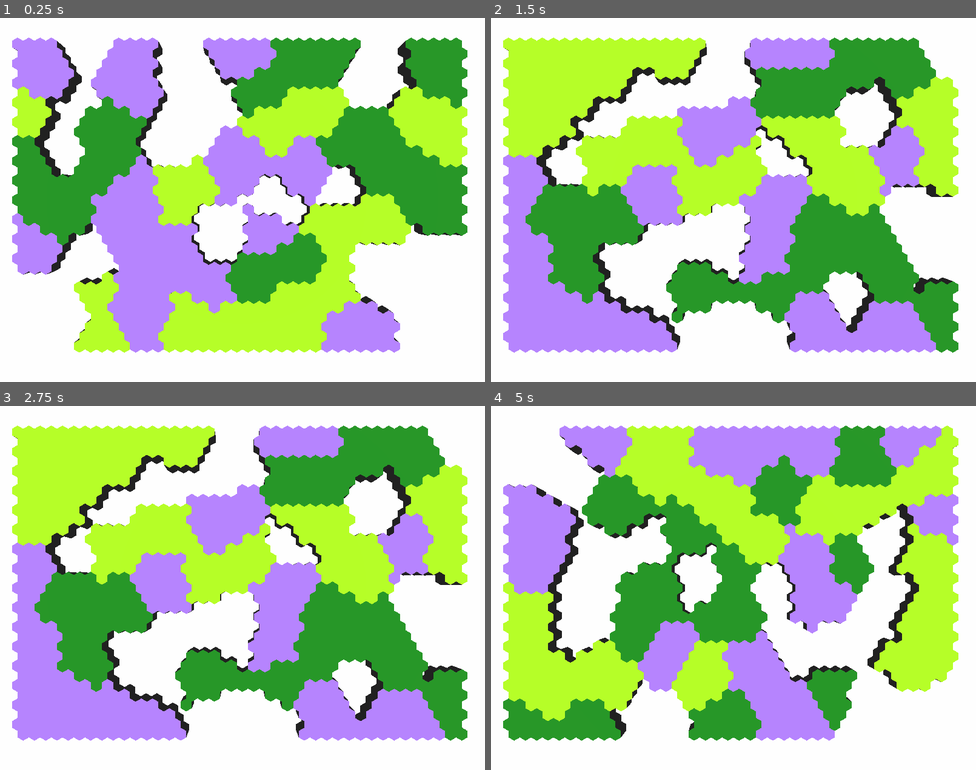
Above: before the commit, frames 1-4 (two rows, left to right).
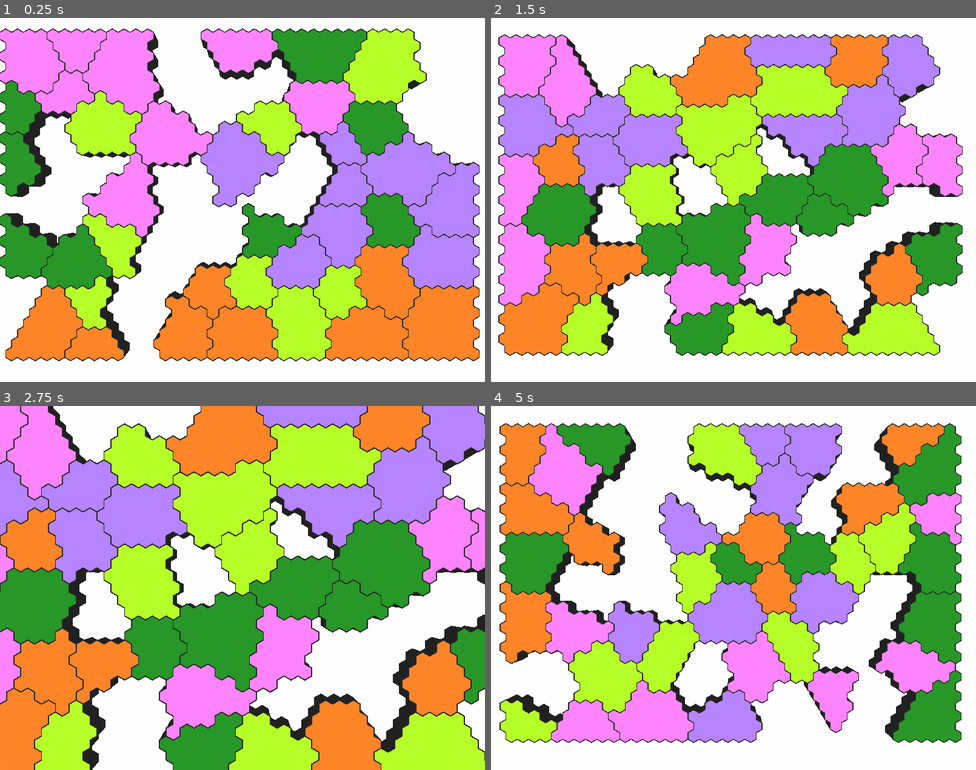
Above: after the commit, the same moments.

Repository: ilyaev/godot-hexes
Game: Godot game, scene res://src/Game.tscn
The game is run twice, just before and just after one commit, with the same random seed, the same clock (stepped at 60 frames per second) and the same inputs.
Inputs (mouse positions are in pixels of both pictures, inside the frame that each line leads up to):
- Up to frame 1 (0.25 s): no input
- Up to frame 2 (1.5 s): tap Enter at 0.5 s; move the mouse to (840, 181) at 0.52 s; hold W 0.53-1.28 s; hold H 0.53-1.28 s; tap Space at 0.77 s; move the mouse to (636, 218) at 1.27 s; hold S from 1.28 s (still down); tap R at 1.35 s
- Up to frame 3 (2.75 s): tap Space at 1.52 s; move the mouse to (291, 507) at 2.02 s; release S at 2.03 s; hold W from 2.03 s (still down); hold H from 2.03 s (still down)
- Up to frame 4 (5 s): tap Space at 2.75, 3.02, 3.77, 4.52 s; move the mouse to (709, 660) at 2.77 s; release H at 2.78 s; tap R at 2.85, 4.35 s; move the mouse to (879, 642) at 3.52 s; release W at 3.53 s; hold H 3.53-4.28 s; hold S from 3.53 s (still down); move the mouse to (588, 533) at 4.27 s

The runs differ from the first frame. In frame 1, 70% of the frame differs, in the area x 0-99%, y 2-95%; in frame 2, 72%; in frame 3, 86%, in the area x 0-100%, y 0-100%; in frame 4, 68%.

Commit message:
feat: draw region borders as separate layer. Closes #5

Diff:
--- a/src/Game.gd
+++ b/src/Game.gd
@@ -14,6 +14,7 @@
 	add_child(Grid)
 	add_child(tween)
 	add_child(light_tween)
+	# $Camera.translate(Vector3(0,0, -1.5))
 	original_transform = $Camera.transform
 	# var thread = Thread.new()
 	# thread.start(self, 'add_hexgrid', [thread])
@@ -38,6 +39,14 @@
 			Grid = HexGrid_class.instance()
 			add_child(Grid)
 
+		if Input.is_key_pressed(KEY_W):
+			tween.interpolate_property($Camera, 'transform', $Camera.transform, $Camera.transform.translated(Vector3(0,0,-0.3)), 0.2, Tween.TRANS_SINE, Tween.EASE_IN)
+			tween.start()
+
+		if Input.is_key_pressed(KEY_S):
+			tween.interpolate_property($Camera, 'transform', $Camera.transform, $Camera.transform.translated(Vector3(0,0,0.3)), 0.2, Tween.TRANS_SINE, Tween.EASE_IN)
+			tween.start()
+
 
 	if Input.is_key_pressed(KEY_SPACE):
 		if !free_look:
--- a/src/Game.tscn
+++ b/src/Game.tscn
@@ -3,7 +3,7 @@
 [ext_resource path="res://src/Game.gd" type="Script" id=1]
 [ext_resource path="res://src/default_env.tres" type="Environment" id=2]
 
-[node name="Game" type="Spatial"]
+[node name="Game" type="Spatial" index="0"]
 
 transform = Transform( 1, 0, 0, 0, 1, 0, 0, 0, 1, 0, 0, 1 )
 script = ExtResource( 1 )
@@ -11,7 +11,7 @@
 
 [node name="Camera" type="Camera" parent="." index="0"]
 
-transform = Transform( 1, 0, 0, 0, 1, 0, 0, 0, 1, 0, 0, 2 )
+transform = Transform( 1, 0, 0, 0, 1, 0, 0, 0, 1, 0, 0, 1.9 )
 keep_aspect = 1
 cull_mask = 1048575
 environment = ExtResource( 2 )
--- a/src/global.gd
+++ b/src/global.gd
@@ -4,6 +4,7 @@
 var _start_time = 0
 var MeshTool = MeshDataTool.new()
 var Surface = SurfaceTool.new()
+var pow_nom = 0
 
 func start_profile():
 	_start_time = OS.get_ticks_msec()
@@ -14,3 +15,12 @@
 
 func end_profile():
     _start_time = 0
+
+func round_vector(val, precision = 3):
+    var result = Vector3(0,0,0)
+    if !pow_nom:
+        pow_nom = pow(10, precision)
+    result.x = round(val.x * pow_nom) / pow_nom
+    result.y = round(val.y * pow_nom) / pow_nom
+    result.z = round(val.z * pow_nom) / pow_nom
+    return result
--- a/src/hex/Cell.gd
+++ b/src/hex/Cell.gd
@@ -19,6 +19,7 @@
 var id = 0
 var region_id = 0
 var is_capital = false
+var origin
 
 func _ready():
 	surface = global.Surface
@@ -105,19 +106,12 @@
 	return -1
 
 func add_offset(offset = Vector3(0,0,0)):
+	origin = offset
 	vert_hashes.resize(vertices.size())
 	for n in range(vertices.size()):
-		vertices[n] = round_vector(vertices[n] + offset, 3)
+		vertices[n] = global.round_vector(vertices[n] + offset, 3)
 		vert_hashes[n] = [vertices[n].x, vertices[n].y, vertices[n].z].hash()
-	translate(round_vector(offset, 3))
-
-func round_vector(val, precision = 3):
-	var result = Vector3(0,0,0)
-	var nom = pow(10, precision)
-	result.x = round(val.x * nom) / nom
-	result.y = round(val.y * nom) / nom
-	result.z = round(val.z * nom) / nom
-	return result
+	translate(global.round_vector(offset, 3))
 
 func populate(country, flag = false):
 	region_id = country
--- a/src/hex/Grid.gd
+++ b/src/hex/Grid.gd
@@ -1,13 +1,14 @@
 extends Spatial
 
-var hex_class = preload("res://src/hex/Cell.tscn")
-var region_class = preload("res://src/hex/Region.tscn")
+var hex_class = preload("Cell.tscn")
+var region_class = preload("Region.tscn")
+var outline_class = preload("Outline.tscn")
 
 var cols = 40
 var rows = 32
 var regions_count = round(cols * rows / 23)
 var voids_count = round(regions_count * 0.3)
-var country_count = 3
+var country_count = 5
 
 var size = 0.05
 var height = -0.1
@@ -29,6 +30,13 @@
      [-1,  0], [ 0, +1], [+1, +1]],
 ]
 
+var oddr_directions_alternate = [
+	[[0, -1],[1,0],[0,1],[-1,1],[-1,0],[-1,-1]],
+	[[1,-1],[1,0],[1,1],[0,1],[-1,0],[0,-1]]
+]
+
+var Outline
+
 var color_map = [
 	Color(0,0,0),
 	Color("#b3ff01"),
@@ -57,11 +65,63 @@
 	global.print_profile('Create Voids')
 	plant_countries()
 	global.print_profile('Plant Countries')
-
+	build_visual_outline()
+	global.print_profile('Build Outline')
+	cleanup()
+	global.print_profile('Cleanup')
 	translate_object_local(Vector3(-cols * hex_width / 2, rows * offset_y / 2, 0))
 
-	cleanup()
-
+
+
+
+func build_visual_outline():
+	var coords = {
+		0: [],
+		1: [],
+		2: []
+	}
+
+	var radius = size
+
+	var step = 2 * PI / 6
+	var offset = 0
+	var shift = radius / 13
+
+	for n in range(6):
+		var sinx = sin(offset + step * n)
+		var cosy = cos(offset + step * n)
+		coords[0].push_back(Vector3(radius * sinx, radius * cosy, 0.0001))
+		coords[1].push_back(Vector3((radius + shift) * sinx, (radius + shift) * cosy, 0.001))
+		coords[2].push_back(Vector3((radius - shift) * sinx, (radius - shift) * cosy, 0.001))
+
+	Outline = outline_class.instance()
+
+	for region in $Regions.get_children():
+		var prev_index = -10
+		for hex in region.hexes:
+			var parity = hex.row & 1
+			var dirs = oddr_directions_alternate[parity]
+
+			for index in range(6):
+
+				var direction = dirs[index]
+				var target = get_hex_by_hash(gen_hex_hash(hex.row + direction[1], hex.col + direction[0]))
+
+				if target.region_id != hex.region_id and (target.region_id >= 0 or hex.region_id >= 0):
+					var next_index = index + 1
+					if next_index == 6:
+						next_index = 0
+					Outline.add_segment([
+						global.round_vector(coords[1][index] + hex.origin),
+						global.round_vector(coords[1][next_index] + hex.origin),
+						global.round_vector(coords[2][next_index] + hex.origin),
+						global.round_vector(coords[2][index] + hex.origin),
+					])
+					prev_index = index
+
+	add_child(Outline)
+
+	pass
 
 func plant_countries():
 	var pool = []
@@ -73,13 +133,14 @@
 		pool.push_back(n+1)
 
 	for region in $Regions.get_children():
-		region.set_country(pool[randi() % pool.size()])
-		region.set_color(color_map[region.country_id])
-		if !exist.has(region.country_id):
-			exist[region.country_id] = 0
-		exist[region.country_id] += 1
-		if exist[region.country_id] >= per_country:
-			pool.erase(region.country_id)
+		if region.id >= 0:
+			region.set_country(pool[randi() % pool.size()])
+			region.set_color(color_map[region.country_id])
+			if !exist.has(region.country_id):
+				exist[region.country_id] = 0
+			exist[region.country_id] += 1
+			if exist[region.country_id] >= per_country:
+				pool.erase(region.country_id)
 
 	pass
 
@@ -99,16 +160,18 @@
 
 			if reachable:
 				for region in $Regions.get_children():
-					if target_region.id != region.id and region.id >= 0 and !region.is_reachable(traverse_map):
+					if target_region.id != region.id and region.id >= 0 and target_region.id >=0 and !region.is_reachable(traverse_map):
 						reachable = false
 						break
 
 			if reachable:
-				$Regions.remove_child(target_region)
+				# $Regions.remove_child(target_region)
 				target_region.hide()
 				target_region.original_id = target_region.id
 				target_region.id = -1
-				target_region.queue_free()
+				for rhex in target_region.hexes:
+					rhex.region_id = -1
+				# target_region.queue_free()
 				flag = false
 				regions_count -= 1
 			else:
@@ -123,6 +186,12 @@
 	outline_triangles.clear()
 	region_hexes.clear()
 	capitals.clear()
+
+	for region in $Regions.get_children():
+		if region.id < 0:
+			for hex in region.hexes:
+				hex.queue_free()
+			region.queue_free()
 
 func build_regions():
 	var regions = {}
--- /dev/null
+++ b/src/hex/Outline.gd
@@ -0,0 +1,39 @@
+extends Spatial
+
+var segments = []
+var surface # = SurfaceTool.new()
+var mat = SpatialMaterial.new()
+var mesh = Mesh.new()
+
+func _ready():
+    build_mesh()
+    pass
+
+func add_segment(plane):
+    segments.append(plane)
+
+func build_mesh():
+    surface = global.Surface
+    if mesh.get_surface_count() > 0:
+        mesh.surface_remove(0)
+    surface.clear()
+    surface.begin(Mesh.PRIMITIVE_TRIANGLES)
+
+    for segment in segments:
+        surface.add_vertex(segment[0])
+        surface.add_vertex(segment[1])
+        surface.add_vertex(segment[2])
+
+        surface.add_vertex(segment[0])
+        surface.add_vertex(segment[2])
+        surface.add_vertex(segment[3])
+
+    surface.generate_normals()
+    surface.index()
+
+    surface.commit(mesh)
+
+    mat.set_albedo(Color(0,0,0))
+
+    $Mesh.set_mesh(mesh)
+    $Mesh.set_material_override(mat)
--- /dev/null
+++ b/src/hex/Outline.tscn
@@ -0,0 +1,21 @@
+[gd_scene load_steps=2 format=2]
+
+[ext_resource path="res://src/hex/Outline.gd" type="Script" id=1]
+
+[node name="Outline" type="Spatial"]
+
+script = ExtResource( 1 )
+
+[node name="Mesh" type="MeshInstance" parent="." index="0"]
+
+layers = 1
+material_override = null
+cast_shadow = 1
+extra_cull_margin = 0.0
+use_in_baked_light = false
+lod_min_distance = 0.0
+lod_min_hysteresis = 0.0
+lod_max_distance = 0.0
+lod_max_hysteresis = 0.0
+mesh = null
+skeleton = NodePath("..")
--- a/src/hex/Region.gd
+++ b/src/hex/Region.gd
@@ -68,10 +68,6 @@
 		rotate_z(delta * PI / rotation_speed)
 
 func _on_HexRegion_mouse_entered():
-	# if is_visible_in_tree():
-	# 	for hex in hexes:
-	# 		hex.show()
-	# 	print(id, links)
 	translate_object_local(Vector3(0,0,0.09))
 	pass
 
